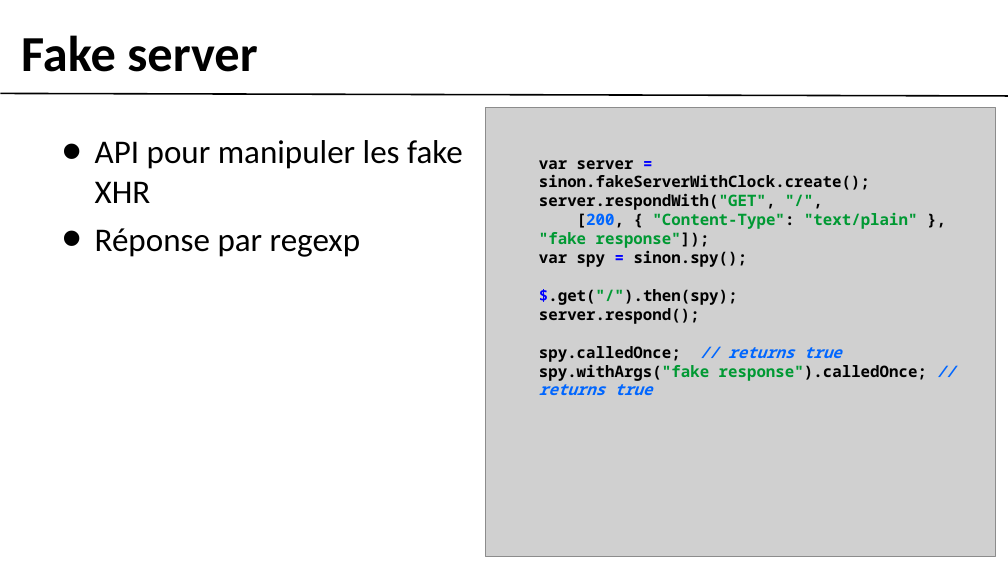
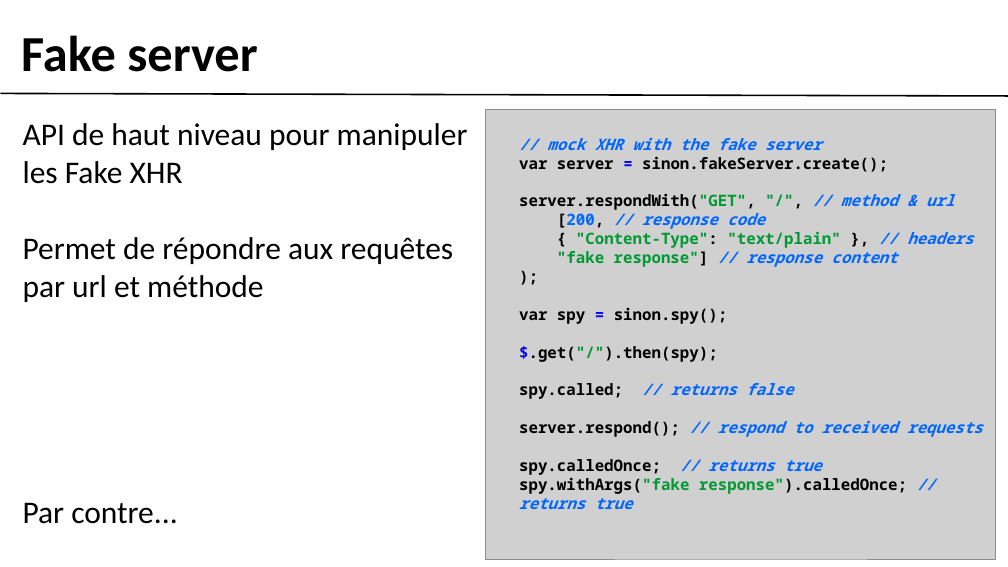
Before and after one commit to gobengo/devoxx-panorama-js-testing, a slide deck: slide 9 of doc/sinonjs_part.ppt. Drawn at 1008x567 pixels with LibreOffice and Linux fonts; fonts in the diff are those of the drawing; grey boxes stand for pictures; background and template pictures are left out. Boxes give left, top, right and bottom in pixels: in the first picture for what was removed or moved away, otherwise in the second. Text is boxed around its words. In the diff, an @@ line names an element or a change of style, - is before the commit and + after.

Commit message:
sinon prez - relecture 1 done.

```diff
--- a/doc/sinonjs_part.ppt
+++ b/doc/sinonjs_part.ppt
@@ text "// mock XHR with the ...": place and size @@
-text "// mock XHR with the ..." at [539, 160, 927, 395]
+text "// mock XHR with the ..." at [519, 138, 983, 509]
@@ text at [23, 123, 468, 524]: text changed; size 42 to 40 pt @@
-• API pour manipuler les fake XHR
-• Réponse par regexp
+API de haut niveau pour manipuler les Fake XHR
+Permet de répondre aux requêtes par url et méthode
+Par contre...
@@ text at [519, 138, 973, 267]: text changed; text colour #000000 to #0066FF @@
-var server = sinon.fakeServerWithClock.create();
-server.respondWith("GET", "/",
-[200, { "Content-Type": "text/plain" }, "fake response"]);
+// mock XHR with the fake server
+var server = sinon.fakeServer.create();
+server.respondWith("GET", "/", // method & url
+[200, // response code
+{ "Content-Type": "text/plain" }, // headers
+"fake response"] // response content
+);
@@ text at [519, 383, 983, 437]: text changed; text colour #000000 to #0066FF; italic on @@
-server.respond();
+spy.called; // returns false
+server.respond(); // respond to received requests
```
Also in this commit, not shown: 8 other slides changed, 5 slides added, 4 slides removed, 2 other files.
